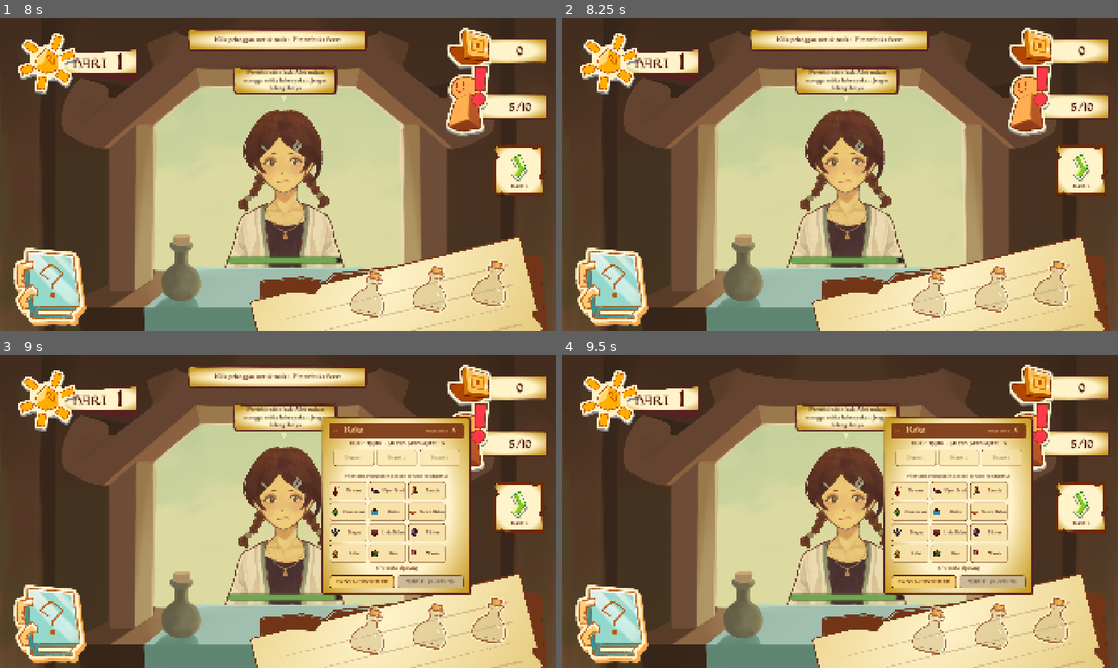
Above: before the commit, frames 1-4 (two rows, left to right).
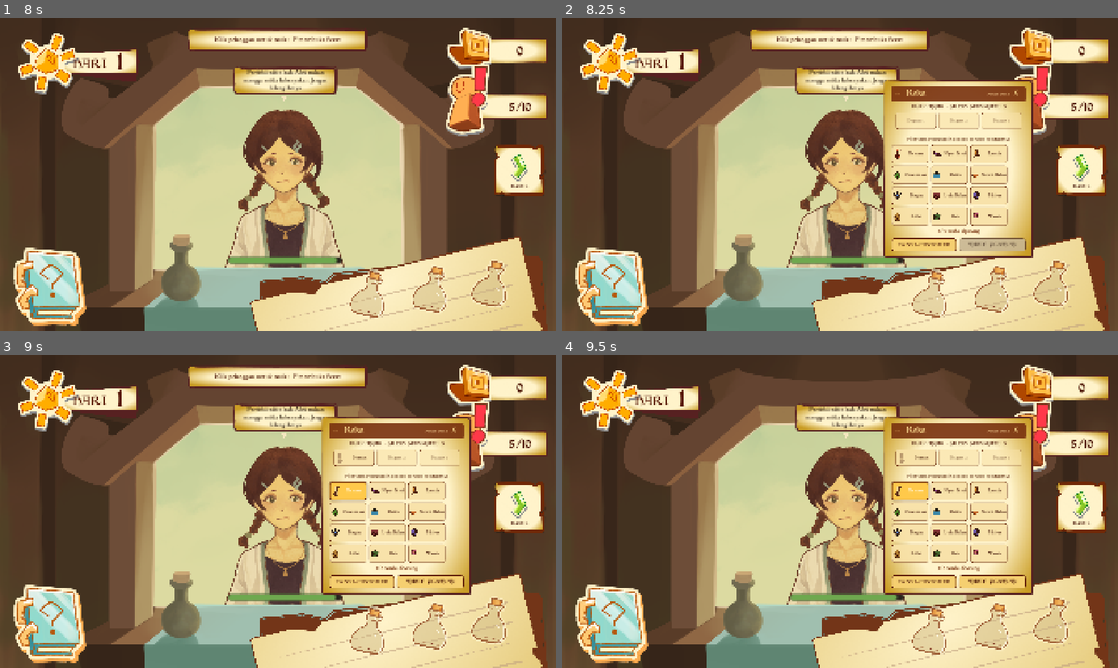
Above: after the commit, the same moments.

Repository: viscasa/igdx-bootcamp
Game: Godot game, scene res://Scenes/Game/kasir.tscn
Same seed, same stepped clock (60 frames per second), same inputs: the game is played once before the commit and once after it.
Inputs (mouse positions are in pixels of both pictures, inside the frame that each line leads up to):
- Up to frame 1 (8 s): click (283, 199) at 0.52 s; click "DAPUR" at 1.25 s; click (272, 284) at 2 s; click "KASIR" at 2.75 s; click (50, 287) at 3.5 s; click "BUKA KEDAI" at 4.25 s; tap Enter at 5, 6.5 s; move the mouse to (400, 158) at 5.02 s; hold W 5.03-5.75 s; tap R at 5.1 s; click (400, 158) at 5.17 s; tap Space at 5.27, 5.75 s; drag from (166, 190) to (250, 237) at 5.77 s; move the mouse to (333, 105) at 6.52 s; hold W 6.53-7.25 s; tap F at 6.6 s; click (333, 105) at 6.67 s; click "TUTUP" at 7.25 s
- Up to frame 2 (8.25 s): tap Space at 8 s; drag from (812, 237) to (673, 127) at 8.02 s
- Up to frame 3 (9 s): click (350, 489) at 8.75 s, where only the run after the commit has a clickable "Demam"
- Up to frame 4 (9.5 s): no input

Frame 1 is identical in both runs. In frame 2, 14% of the frame differs, in the area x 57-85%, y 19-77%; in frame 3, 1.1%; in frame 4, 1.1%.

Commit message:
fix(cashier): batasi interaksi customer ke area jendela

Diff:
--- a/Scenes/Components/customer_figure.tscn
+++ b/Scenes/Components/customer_figure.tscn
@@ -19,8 +19,6 @@
 corner_radius_top_right = 3
 corner_radius_bottom_right = 3
 corner_radius_bottom_left = 3
-
-[sub_resource type="StyleBoxEmpty" id="EmptyButton"]
 
 [node name="CustomerFigure" type="Control" unique_id=1049527170]
 custom_minimum_size = Vector2(220, 290)
@@ -142,7 +140,7 @@
 value = 100.0
 show_percentage = false
 
-[node name="HitButton" type="Button" parent="." unique_id=985680166]
+[node name="InteractionArea" type="Control" parent="." unique_id=985680166]
 unique_name_in_owner = true
 layout_mode = 0
 offset_left = 35.0
@@ -150,9 +148,5 @@
 offset_right = 185.0
 offset_bottom = 300.0
 tooltip_text = "Ajak bicara"
+mouse_filter = 2
 mouse_default_cursor_shape = 2
-theme_override_styles/normal = SubResource("EmptyButton")
-theme_override_styles/pressed = SubResource("EmptyButton")
-theme_override_styles/hover = SubResource("EmptyButton")
-theme_override_styles/focus = SubResource("EmptyButton")
-theme_override_styles/disabled = SubResource("EmptyButton")
--- a/Scenes/Components/customer_queue.tscn
+++ b/Scenes/Components/customer_queue.tscn
@@ -7,14 +7,6 @@
 script = ExtResource("1_queue")
 
 [node name="QueueSlots" type="Node2D" parent="." unique_id=887557687]
-
-[node name="QueuePath" type="Node2D" parent="."]
-
-[node name="EntryPoint" type="Marker2D" parent="QueuePath"]
-position = Vector2(-250, 72)
-
-[node name="ExitPoint" type="Marker2D" parent="QueuePath"]
-position = Vector2(330, 77)
 
 [node name="BackSlot3" type="Node2D" parent="QueueSlots" unique_id=1410606922]
 z_index = 1
@@ -53,3 +45,21 @@
 [node name="CustomerPreview" parent="QueueSlots/FrontSlot" unique_id=1909594709 instance=ExtResource("2_customer")]
 position = Vector2(110, 185)
 scale = Vector2(0.22, 0.22)
+
+[node name="QueuePath" type="Node2D" parent="." unique_id=730507630]
+
+[node name="EntryPoint" type="Marker2D" parent="QueuePath" unique_id=1409888497]
+position = Vector2(-250, 72)
+
+[node name="ExitPoint" type="Marker2D" parent="QueuePath" unique_id=1980483733]
+position = Vector2(330, 77)
+
+[node name="InteractionBounds" type="Control" parent="." unique_id=257504445]
+layout_mode = 3
+anchors_preset = 0
+offset_left = -65.0
+offset_top = -110.0
+offset_right = 54.0
+offset_bottom = 73.0
+mouse_filter = 2
+mouse_default_cursor_shape = 2
--- a/Scripts/Components/customer_figure.gd
+++ b/Scripts/Components/customer_figure.gd
@@ -2,8 +2,6 @@
 
 ## A scene-authored customer figure. The modular CustomerAppearance scene owns
 ## the character artwork; this script binds order data and queue interaction.
-
-signal chosen(order: Order)
 
 @export_group("Speech Layout")
 @export_range(0.5, 2.0, 0.05) var speech_screen_scale: float = 1.25
@@ -23,9 +21,10 @@
 @onready var speech_tail: Polygon2D = $SpeechTail
 @onready var dialogue_label: Label = %DialogueLabel
 @onready var patience: ProgressBar = %Patience
-@onready var hit_button: Button = %HitButton
+@onready var interaction_area: Control = %InteractionArea
 
 var order: Order = null
+var diagnosis_enabled: bool = false
 var _patience_ratio: float = 1.0
 var _patience_color: Color = Color("6fa84f")
 var _patience_fill: StyleBoxFlat = null
@@ -43,9 +42,6 @@
 	if fill_style != null:
 		_patience_fill = fill_style.duplicate() as StyleBoxFlat
 		patience.add_theme_stylebox_override("fill", _patience_fill)
-	hit_button.pressed.connect(func() -> void:
-		if order != null:
-			chosen.emit(order))
 
 
 func bind(next: Order, focused: bool, is_taken: bool,
@@ -80,12 +76,9 @@
 	else:
 		state_label.text = ""
 
-	# While carrying, the world-space queue handles the release. Letting this
-	# GUI button consume the mouse-up would make bottle drops unreliable.
-	var can_diagnose := focused and not carrying
-	hit_button.mouse_filter = Control.MOUSE_FILTER_STOP if can_diagnose \
-		else Control.MOUSE_FILTER_IGNORE
-	hit_button.disabled = not can_diagnose
+	# CustomerQueue owns input so diagnosis and bottle drops use the same
+	# scene-authored area and the same window clipping boundary.
+	diagnosis_enabled = focused and not carrying
 	queue_redraw()
 
 
--- a/Scripts/Components/customer_queue.gd
+++ b/Scripts/Components/customer_queue.gd
@@ -9,7 +9,8 @@
 const FIGURE_SCENE := preload("res://Scenes/Components/customer_figure.tscn")
 const DISPLAY_FONT := preload("res://Assets/Fonts/kelmscott/KELMSCOT.TTF")
 const BODY_FONT := preload("res://Assets/Fonts/kelmscottroman/KelmscottRomanNF.ttf")
-const FIGURE_SIZE := Vector2(220, 290)
+const FALLBACK_INTERACTION_POSITION := Vector2(35, 74)
+const FALLBACK_INTERACTION_SIZE := Vector2(150, 226)
 const FIGURE_FOOT_OFFSET := Vector2(110, 262)
 const FALLBACK_POSITIONS: Array[Vector2] = [
 	Vector2(-110, -185),
@@ -48,11 +49,21 @@
 
 
 func card_rect(i: int) -> Rect2:
+	var rect: Rect2
 	if i >= 0 and i < _figures.size() and is_instance_valid(_figures[i]):
 		var figure := _figures[i]
-		return Rect2(figure.position, FIGURE_SIZE * figure.scale.x)
-	var rank := _rank_for_slot(i)
-	return Rect2(_slot_position(rank), FIGURE_SIZE * _slot_scale(rank))
+		var area := figure.interaction_area
+		rect = Rect2(
+			figure.position + area.position * figure.scale,
+			area.size * figure.scale.abs())
+	else:
+		var rank := _rank_for_slot(i)
+		var slot_scale := _slot_scale(rank)
+		rect = Rect2(
+			_slot_position(rank) + FALLBACK_INTERACTION_POSITION * slot_scale,
+			FALLBACK_INTERACTION_SIZE * slot_scale)
+	var bounds := _interaction_bounds_rect()
+	return rect.intersection(bounds) if bounds.has_area() else rect
 
 
 ## Kept as an interaction-geometry alias for tests and older callers.
@@ -167,7 +178,6 @@
 			figure = FIGURE_SCENE.instantiate() as CustomerFigure
 			add_child(figure)
 			figure.order = order
-			figure.chosen.connect(_choose.bind(order))
 			figure.set_meta("queue_rank", -1)
 			if not _authored_slots.is_empty():
 				var arrival_rank := next_figures.size()
@@ -198,14 +208,6 @@
 		_move_figure_to_rank(figure, rank)
 
 
-func _choose(_ignored: Order, order: Order) -> void:
-	var slot := orders.find(order)
-	if slot != 0:
-		return
-	focus(slot)
-	order_selected.emit(slot)
-
-
 func _rank_for_slot(slot: int) -> int:
 	# Selection opens that customer's notes, but never teleports people in
 	# the physical line. Array order is the actual queue order.
@@ -250,9 +252,7 @@
 func _animate_exit(figure: CustomerFigure) -> void:
 	_kill_figure_tween(figure)
 	figure.set_process(false)
-	var hit_button := figure.get_node_or_null("HitButton") as Button
-	if hit_button != null:
-		hit_button.mouse_filter = Control.MOUSE_FILTER_IGNORE
+	figure.diagnosis_enabled = false
 	var tween := figure.create_tween().set_parallel(true)
 	tween.set_trans(Tween.TRANS_QUAD).set_ease(Tween.EASE_IN)
 	tween.tween_property(figure, "position", _exit_position(figure), exit_duration)
@@ -338,3 +338,8 @@
 func _ensure_slot_cache() -> void:
 	if _authored_slots.is_empty() and has_node("QueueSlots"):
 		_cache_authored_slots()
+
+
+func _interaction_bounds_rect() -> Rect2:
+	var bounds := get_node_or_null("InteractionBounds") as Control
+	return Rect2(bounds.position, bounds.size) if bounds != null else Rect2()
